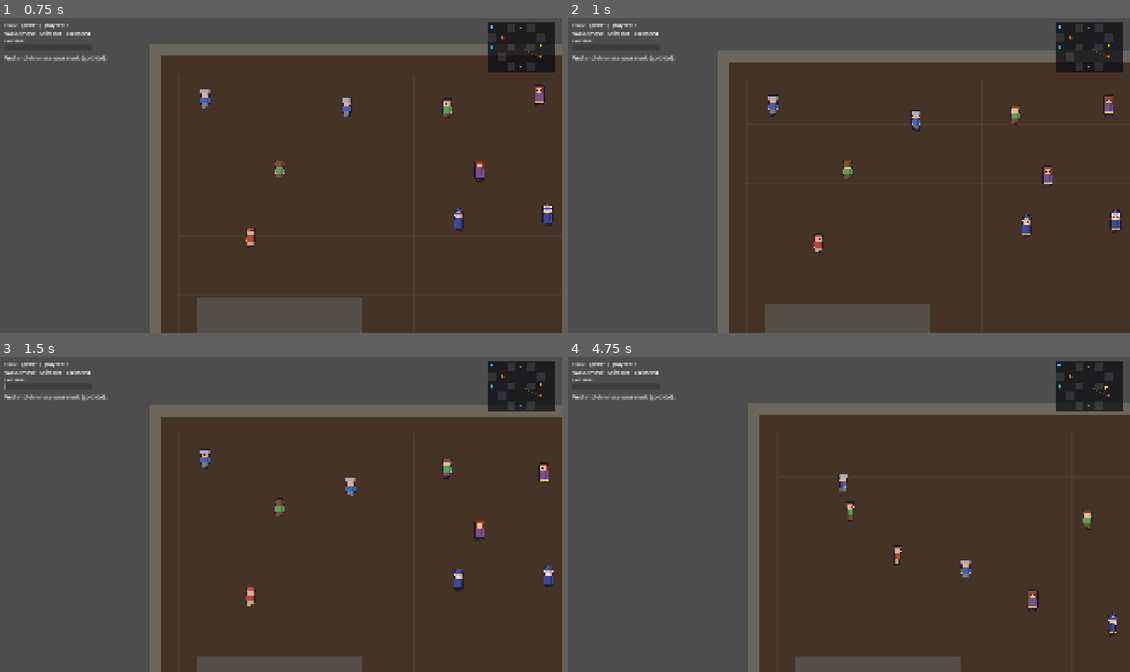
Above: before the commit, frames 1-4 (two rows, left to right).
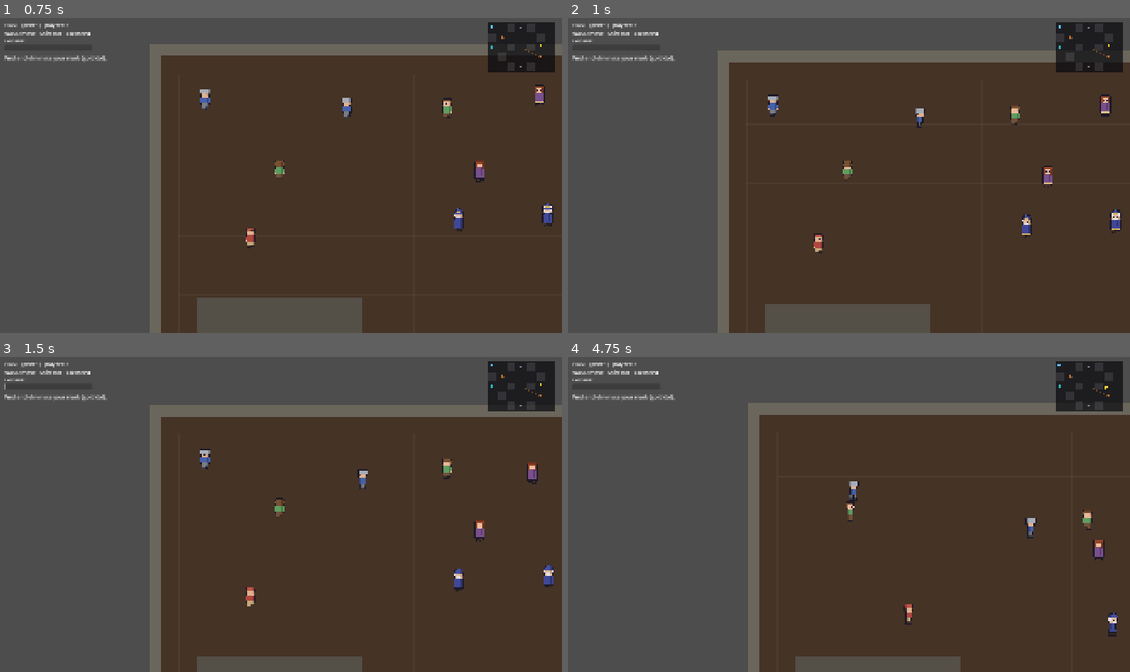
Above: after the commit, the same moments.

Repository: Isidore94/Unseen
Game: Godot game, scene res://scenes/online_match.tscn
Two runs of this game, one before a commit and one after it. Both use one fixed random seed, a clock stepped at 60 frames per second and the inputs below. This scene is started directly instead of the project's main scene.
Inputs:
- Up to frame 1 (0.75 s): tap Enter at 0.5 s; hold W (move_up) from 0.53 s (still down); tap Space (action_primary) at 0.6 s
- Up to frame 2 (1 s): keep holding W (move_up)
- Up to frame 3 (1.5 s): keep holding W (move_up); tap Shift (run) at 1.35 s
- Up to frame 4 (4.75 s): release W (move_up) at 2.03 s; hold A (move_left) 2.03-3.53 s; tap Space (action_primary) at 2.1, 3.6 s; tap Shift (run) at 2.85, 4.35 s; hold S (move_down) 3.53-4.28 s; hold D (move_right) from 4.28 s (still down)

Frame 1 is identical in both runs. In frame 2, 0.3% of the frame differs, in the area x 60-97%, y 24-37%; in frame 3, 0.4%; in frame 4, 0.8%, in the area x 47-98%, y 37-89%.

Commit message:
Fix crowd bunching in the center: even wander destinations
NPC wander targets came from NavigationServer2D.map_get_random_point, which biases
toward the map origin (and returns the origin outright before the nav map is synced),
so the whole crowd drifted into the middle. Pick wander destinations from the map's
random_walkable_point() instead — it samples every open cell evenly, independent of
nav-server state — so NPCs spread across the whole map. Cached the map ref on the NPC.

Co-Authored-By: Claude Opus 4.8 <noreply@anthropic.com>

Diff:
--- a/scripts/npc.gd
+++ b/scripts/npc.gd
@@ -51,6 +51,10 @@
 ## Set once killed, so we stop behaving and can't be killed twice.
 var _dead: bool = false
 
+## Cached reference to the map, used to pick wander destinations spread evenly across
+## the WHOLE walkable area (so the crowd fills the map instead of bunching).
+var _map_ref: Node = null
+
 
 func _ready() -> void:
 	# Join "npc" so the contract can pick a random civilian to be a mark.
@@ -170,12 +174,27 @@
 	move_and_slide()
 
 
-# Picks a random reachable point anywhere on the walkable floor and tells the
-# agent to route there. The agent then figures out the path for us.
+# Picks a random destination spread EVENLY across the whole map and routes there.
+#
+# WHY NOT the navigation server's map_get_random_point: it can bias toward the map
+# origin (and returns the origin outright if the nav map isn't fully synced yet), which
+# made the entire crowd drift into the middle. The map's own random_walkable_point()
+# samples every open cell evenly, so the crowd actually fills the streets.
 func _pick_new_destination() -> void:
-	var navigation_map: RID = navigation_agent.get_navigation_map()
-	var random_point: Vector2 = NavigationServer2D.map_get_random_point(navigation_map, 1, true)
-	navigation_agent.target_position = random_point
+	var map := _map_node()
+	if map != null and map.has_method("random_walkable_point"):
+		navigation_agent.target_position = map.random_walkable_point()
+	else:
+		# Fallback if the map isn't found for some reason.
+		navigation_agent.target_position = NavigationServer2D.map_get_random_point(
+			navigation_agent.get_navigation_map(), 1, true
+		)
+
+
+func _map_node() -> Node:
+	if _map_ref == null or not is_instance_valid(_map_ref):
+		_map_ref = get_tree().get_first_node_in_group("map")
+	return _map_ref
 
 
 func _remove_killable_groups() -> void:
